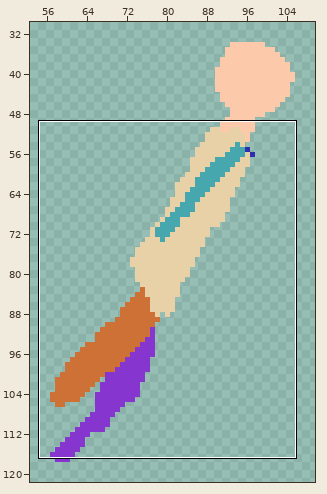
Two states of a pixel-art file, ChronoHunt/Prototype #2/Assets/Art Assets/Pixel Art Templates/Dodge/Dodge_Right/Player_Dodge_Right.aseprite. Above: a wide view before the commit, with the close-up outlined.
Close-up. Old version:
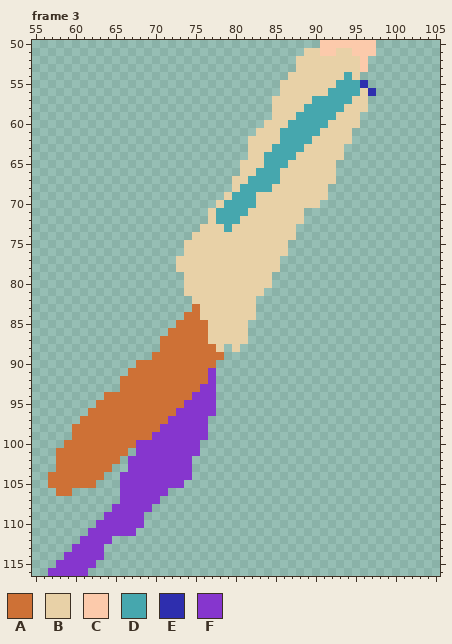
128x128 pixels, 11 frames. Shown: frame 3: x 55..105, y 50..116. The wide view leaves out empty margins. The commit also changed other frames or places, which this record leaves out.
Visible layers, top first: "Right Arm", "Torso", "Left Arm", "Right Leg", "Left Leg", "Head".
Palette (. is transparent): A #ce7136  B #e8d1a7  C #fccaab  D #46a7ae  E #2e2eae  F #8636ce
Pixels before, frame 3 (only the part around the change), first column x 55:
 50 ....................................CCCCCCC........
 51 ..................................BBCCBBCCC........
 52 .................................BBBBBBBBC.........
 53 .................................BBBBBBBBC.........
 54 ................................BBBBBBBDB..........
 55 ...............................BBBBBBBDDDE.........
 56 ...............................BBBBBBDDDDBE........
 57 ..............................BBBBBDDDDDBB.........
 58 ..............................BBBBDDDDDBBB.........
 59 ..............................BBBDDDDDBBB..........
 60 .............................BBBDDDDDBBBB..........
 61 ............................BBBDDDDDBBBB...........
 62 ...........................BBBBDDDDBBBBB...........
 63 ...........................BBBDDDDBBBBB............
 64 ...........................BBDDDDBBBBBB............
 65 ..........................BBBDDDBBBBBB.............
 66 ..........................BBDDDBBBBBBB.............
 67 .........................BBDDDDBBBBBBB.............
 68 .........................BDDDDBBBBBBB..............
 69 ........................BDDDBBBBBBBBB..............
 70 .......................BDDDDBBBBBBBB...............
 71 ......................BDDDDBBBBBBB.................
 72 ......................BDDDBBBBBBBB.................
 73 .....................BBBDBBBBBBBB..................
 74 ....................BBBBBBBBBBBBB..................
 75 ...................BBBBBBBBBBBBB...................
 76 ...................BBBBBBBBBBBBB...................
 77 ..................BBBBBBBBBBBBB....................
 78 ..................BBBBBBBBBBBBB....................
 79 ...................BBBBBBBBBBB.....................
 80 ...................BBBBBBBBBBB.....................
 81 ...................BBBBBBBBBB......................
 82 ....................BBBBBBBB.......................
 83 ....................ABBBBBBB.......................
 84 ...................AABBBBBBB.......................
 85 ..................AAAABBBBB........................
 86 .................AAAAABBBBB........................
 87 ................AAAAAABBBBB........................
 88 ................AAAAAAAB.B.........................
 89 ...............AAAAAAAAA...........................
 90 .............AAAAAAAAAA............................
 91 ............AAAAAAAAAAF............................
 92 ...........AAAAAAAAAAAF............................
 93 ...........AAAAAAAAAAFF............................
 94 .........AAAAAAAAAAAFFF............................
 95 ........AAAAAAAAAAAFFFF............................
 96 .......AAAAAAAAAAAFFFFF............................
 97 ......AAAAAAAAAAAFFFFF.............................
 98 .....AAAAAAAAAAAFFFFFF.............................
 99 .....AAAAAAAAAAFFFFFFF.............................
100 ....AAAAAAAAAFFFFFFFF..............................
101 ...AAAAAAAAA.FFFFFFFF..............................
102 ...AAAAAAAA.FFFFFFFF...............................
103 ...AAAAAAA..FFFFFFFF...............................
104 ..AAAAAAA..FFFFFFFFF...............................
105 ..AAAAAA...FFFFFFFF................................
106 ...AA......FFFFFF..................................
107 ...........FFFFF...................................
108 ..........FFFFF....................................
109 .........FFFFF.....................................
110 ........FFFFFF.....................................
111 .......FFFFFF......................................
112 ......FFFF.........................................
113 .....FFFF..........................................
114 ....FFFFF..........................................
115 ...FFFFF...........................................
116 ..FFFFF............................................
Once edited:
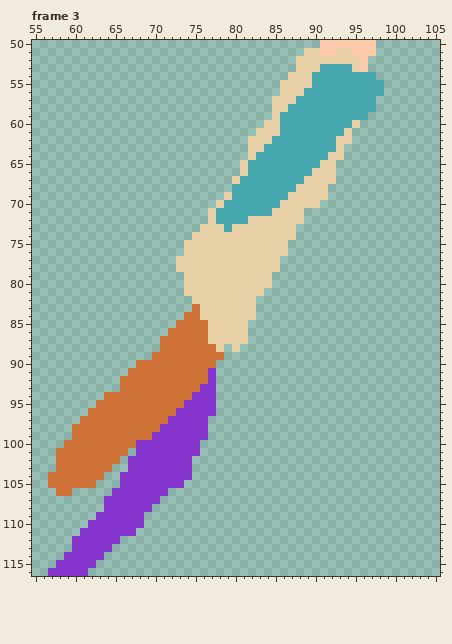
Difference:
{"where": "frame 3, layers \"Right Arm\", \"Left Leg\""}
{"frame":3,"y":53,"x":91,"old":"BBBB","new":"DDDD"}
{"frame":3,"y":54,"x":90,"old":"BBBB","new":"DDDD"}
{"frame":3,"y":54,"x":95,"old":"B..","new":"DDD"}
{"frame":3,"y":55,"x":90,"old":"BBB","new":"DDD"}
{"frame":3,"y":55,"x":96,"old":"E..","new":"DDD"}
{"frame":3,"y":56,"x":89,"old":"BBB","new":"DDD"}
{"frame":3,"y":56,"x":96,"old":"BE.","new":"DDD"}
{"frame":3,"y":57,"x":88,"old":"BB","new":"DD"}
{"frame":3,"y":57,"x":95,"old":"BB.","new":"DDD"}
{"frame":3,"y":58,"x":87,"old":"BB","new":"DD"}
{"frame":3,"y":58,"x":94,"old":"BBB.","new":"DDDD"}
{"frame":3,"y":59,"x":86,"old":"BB","new":"DD"}
{"frame":3,"y":59,"x":93,"old":"BBB.","new":"DDDD"}
{"frame":3,"y":60,"x":86,"old":"B","new":"D"}
{"frame":3,"y":60,"x":92,"old":"BBB","new":"DDD"}
{"frame":3,"y":61,"x":91,"old":"BBB","new":"DDD"}
{"frame":3,"y":62,"x":85,"old":"B","new":"D"}
{"frame":3,"y":62,"x":90,"old":"BBB","new":"DDD"}
{"frame":3,"y":63,"x":84,"old":"B","new":"D"}
{"frame":3,"y":63,"x":89,"old":"BBBB","new":"DDDD"}
{"frame":3,"y":64,"x":83,"old":"B","new":"D"}
{"frame":3,"y":64,"x":88,"old":"BBBB","new":"DDDD"}
{"frame":3,"y":65,"x":82,"old":"BB","new":"DD"}
{"frame":3,"y":65,"x":87,"old":"BBBB","new":"DDDD"}
{"frame":3,"y":66,"x":82,"old":"B","new":"D"}
{"frame":3,"y":66,"x":86,"old":"BBBB","new":"DDDD"}
{"frame":3,"y":67,"x":81,"old":"B","new":"D"}
{"frame":3,"y":67,"x":86,"old":"BBB","new":"DDD"}
{"frame":3,"y":68,"x":80,"old":"B","new":"D"}
{"frame":3,"y":68,"x":85,"old":"BBB","new":"DDD"}
{"frame":3,"y":69,"x":83,"old":"BBBB","new":"DDDD"}
{"frame":3,"y":70,"x":83,"old":"BBB","new":"DDD"}
{"frame":3,"y":71,"x":82,"old":"BBB","new":"DDD"}
{"frame":3,"y":72,"x":81,"old":"B","new":"D"}
{"frame":3,"y":106,"x":65,"old":".","new":"F"}
{"frame":3,"y":107,"x":64,"old":"..","new":"FF"}
{"frame":3,"y":108,"x":64,"old":".","new":"F"}
{"frame":3,"y":109,"x":63,"old":".","new":"F"}
{"frame":3,"y":110,"x":62,"old":".","new":"F"}
{"frame":3,"y":111,"x":61,"old":".","new":"F"}
{"frame":3,"y":112,"x":60,"old":".","new":"F"}
{"frame":3,"y":112,"x":65,"old":".","new":"F"}
{"frame":3,"y":113,"x":64,"old":".","new":"F"}
{"label":"changed","picture_box":[232,64,384,224]}
{"label":"added","picture_box":[72,488,120,552]}
